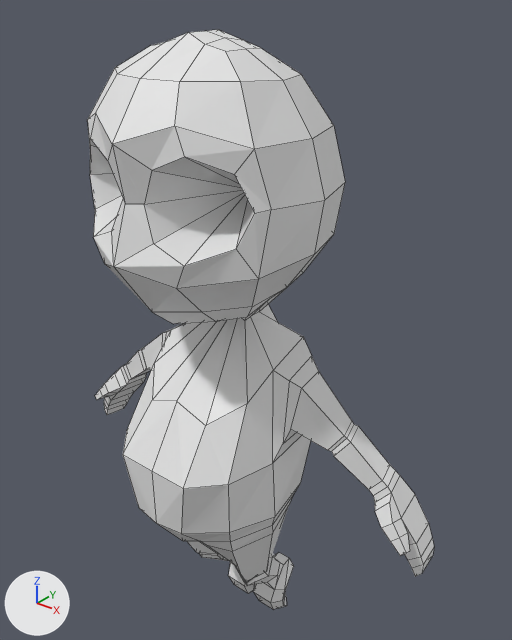
An edit to the Blender file assets/ghost/ghost.blend, drawn before and after from the same camera.
Both versions are drawn from a 50 mm lens placed at (7.24, -7.98, 12.67), pointed at (0.13, 0.91, 7.16). Lighting does not change. The marker at lower left points along +X, +Y and +Z. Mesh edges are drawn as thin lines.
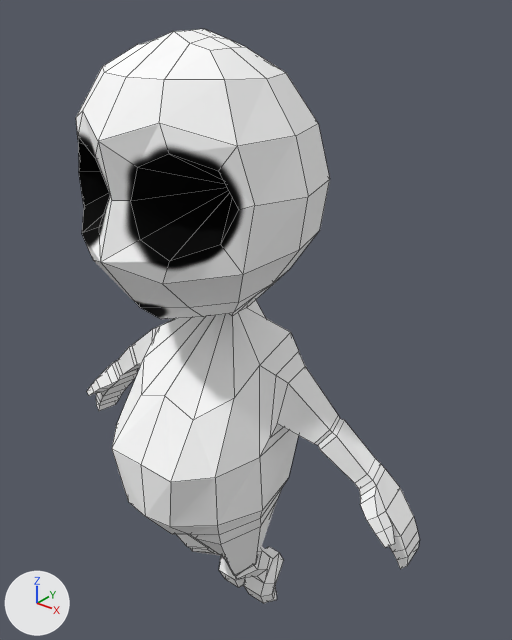
Commit message: ghost model

Location of each change, (x1, y1, x2, y2) in pixels of the pictures (512 x 640 px):
'Cube.001', recoloured, surface changed, moved: before (87, 30, 434, 610); after (76, 29, 420, 603)

Edits to the bpy script that builds the scene:
```text
Add img_ghost_texture:
    img_ghost_texture = load_image('ghost_texture', 'ghost_texture.png', 1024, 1024, 'sRGB')
Add mat_material_001:
    mat_material_001 = principled_material('Material.001')
    mat_material_001.texture = img_ghost_texture
    mat_material_001.roughness = 0.908
    mat_material_001.specular_ior_level = 0.125
Change me_cube_001:
    where me_cube_001.from_pydata(...)  # 438 vertices, 456 faces; spans x -2.36..2.36, y -1.24..1.23, z -3.74..3.39
    used by ob_cube_001; location = (0.0, 0.0, 6.31); scale = (1.67, 1.67, 1.67)
    me_cube_001 part 1: texture (UV) coordinates changed
    add me_cube_001.materials.append(mat_material_001)  # picture img_ghost_texture
Change ob_cube_001:
    ob_cube_001.location: (0.0, 0.0, 6.31) -> (-0.27, 0.0, 6.31)
```
